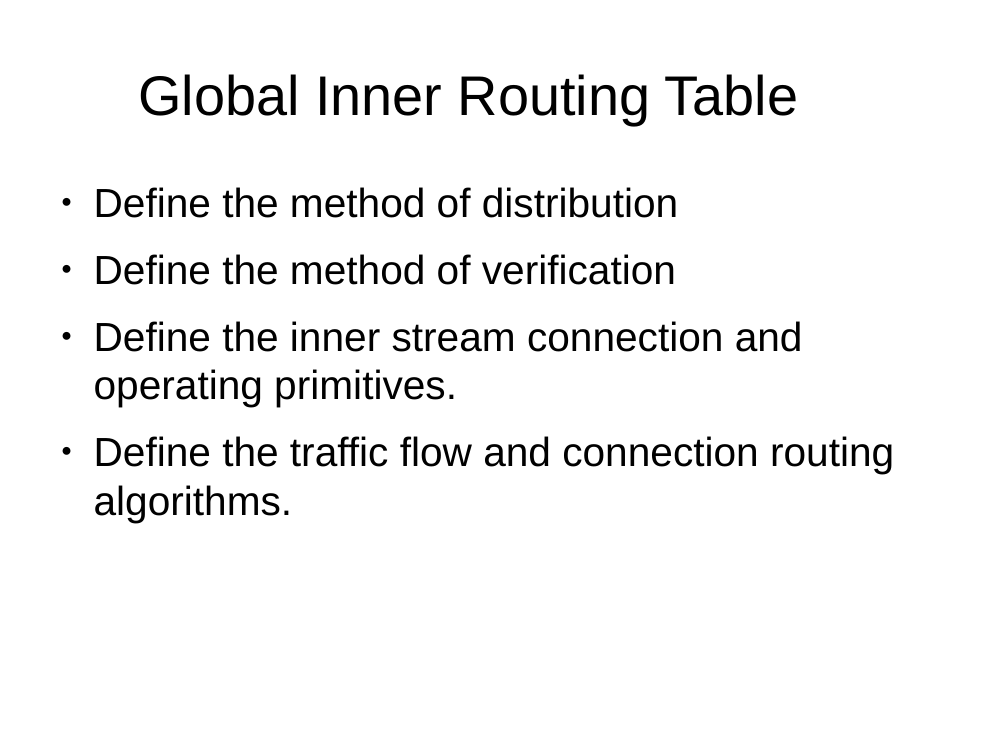
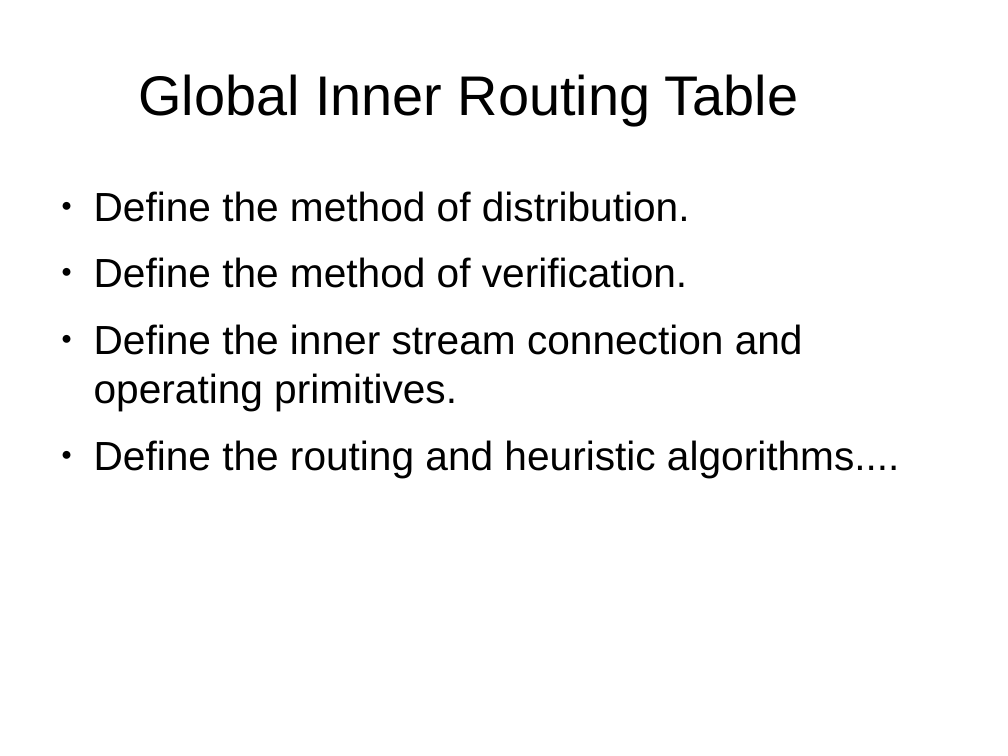
Before and after one commit to 8bitgeek/hive, a slide deck: slide 16 of docs/hive-slides.odp. Drawn at 1008x756 pixels with LibreOffice and Linux fonts; fonts in the diff are those of the drawing; background and template pictures are left out. Boxes give left, top, right and bottom in pixels: in the first picture for what was removed or moved away, otherwise in the second. Text is boxed around its words. In the diff, an @@ line names an element or a change of style, - is before the commit and + after.

```diff
--- a/docs/hive-slides.odp
+++ b/docs/hive-slides.odp
@@ text at <box>94,191,690,288</box>: text changed @@
-● Define the method of distribution
-● Define the method of verification
+● Define the method of distribution.
+● Define the method of verification.
@@ text at <box>94,440,899,478</box>: text changed @@
-● Define the traffic flow and connection routing algorithms.
+● Define the routing and heuristic algorithms....
```
Also in this commit, not shown: 1 other slide changed, 4 slides added.
